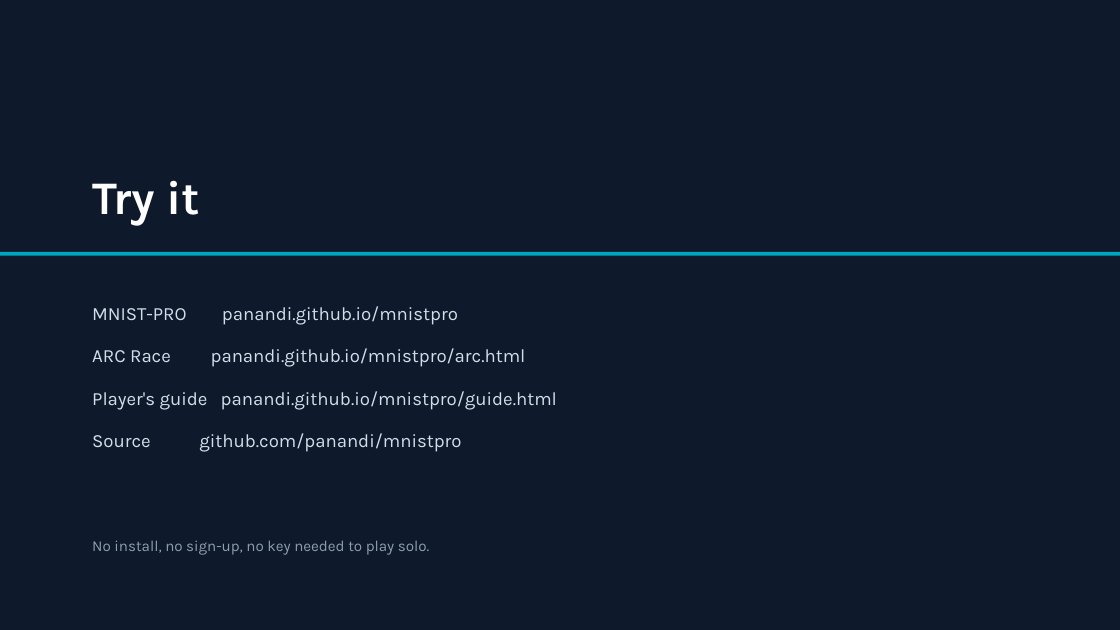
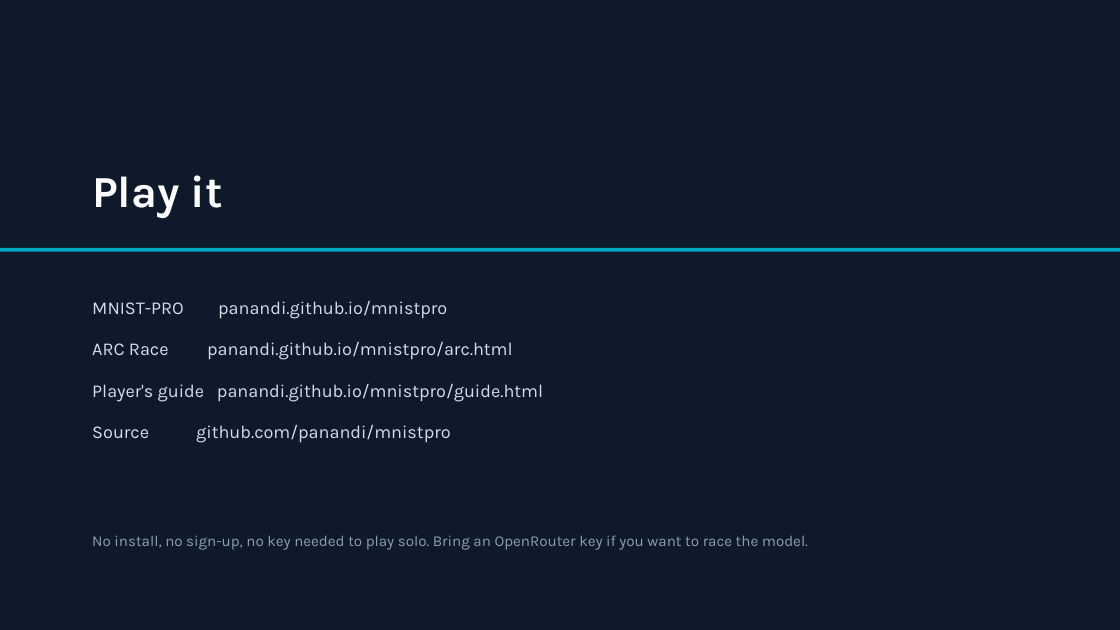
Before and after one commit to panandi/mnistpro, a slide deck: slide 19 of docs/MNIST-PRO-overview.pptx (slide 11 before the commit). Drawn at 1120x630 pixels with LibreOffice and Linux fonts; fonts in the diff are those of the drawing. Boxes give left, top, right and bottom in pixels: in the first picture for what was removed or moved away, otherwise in the second. Text is boxed around its words. In the diff, an @@ line names an element or a change of style, - is before the commit and + after.

```diff
--- a/docs/MNIST-PRO-overview.pptx
+++ b/docs/MNIST-PRO-overview.pptx
@@ text at bbox=[92, 175, 223, 218]: text changed; size 40 to 38 pt @@
-Try it
+Play it
@@ rectangle: place and size @@
-rectangle at bbox=[0, 252, 1120, 255]
+rectangle at bbox=[0, 248, 1120, 251]
@@ text "MNIST-PRO panandi.github.io/mnistpro" at bbox=[92, 300, 543, 443]: size 16 to 15.5 pt @@
@@ text at bbox=[92, 535, 808, 550]: text changed @@
-No install, no sign-up, no key needed to play solo.
+No install, no sign-up, no key needed to play solo. Bring an OpenRouter key if you want to race the model.
```
Also in this commit, not shown: 8 other slides changed, 10 slides added, 2 slides removed.
